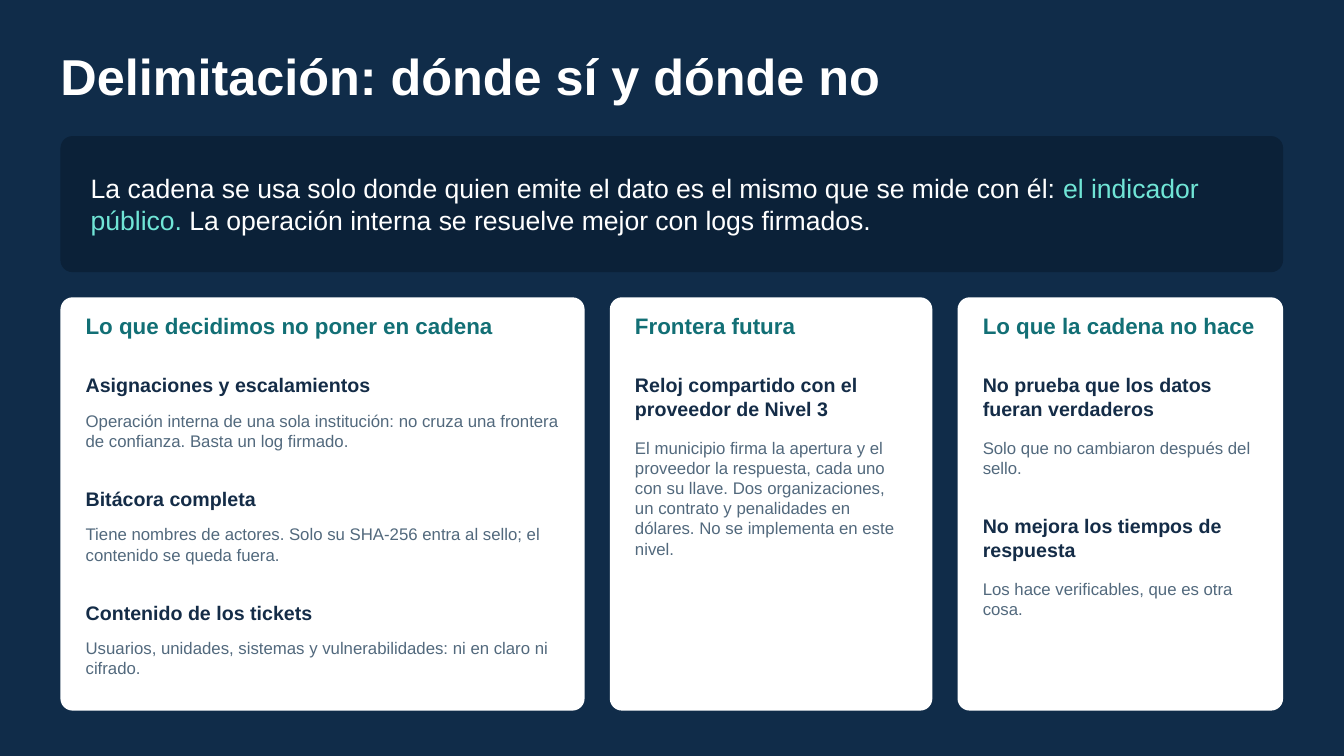
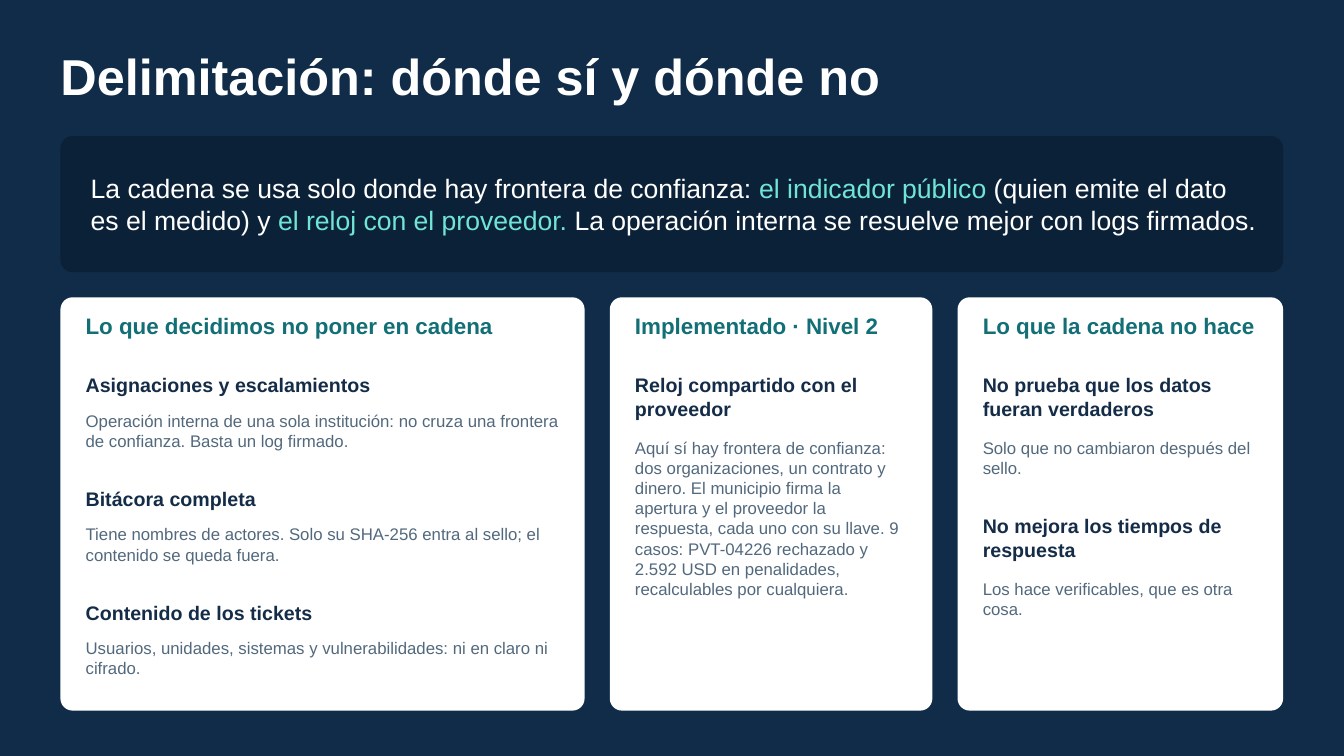
Before and after one commit to amethv/reto-03-indicador-recomputable, a slide deck: slide 2 of presentacion/Nivel-1-arquitectura-y-delimitacion.pptx. Drawn at 1344x756 pixels with LibreOffice and Linux fonts; fonts in the diff are those of the drawing. Boxes give left, top, right and bottom in pixels: in the first picture for what was removed or moved away, otherwise in the second. Text is boxed around its words. In the diff, an @@ line names an element or a change of style, - is before the commit and + after.

Commit message:
Fase 6: cierre del Nivel 2 (auditoría, documentación y láminas)
- scripts/audit.mjs: sección «Nivel 2 · Reloj del proveedor» después de los cinco criterios,
  con su propio estado (report.level2), sin cambiar los del Nivel 1. Recorre la vista
  #/proveedor, comprueba 8 aceptados, PVT-04226 rechazado, 2.592 USD y el tercero; repite el
  cálculo desde Node y busca los textos de proveedores.csv en calldata y eventos.
  Evidencia: 08-proveedor.png, vista-proveedor-movil.png, proveedor.json.
- Auditoría en nivel1-v5-auditoria: Nivel 1 5/5 APROBADO y Nivel 2 APROBADO.
- README: sección del Nivel 2 (frontera de confianza, funciones, tabla de penalidades,
  supuesto de horas corridas y limitación de las llaves), comandos y delimitación.
- docs/DEMO.md: Nivel 2 después de los cinco criterios, en un minuto; preguntas del
  jurado y contingencias; instrucciones al día con la interfaz actual.
- docs/HALLAZGOS.md: hallazgo 5 (PVT-04226) implementado; solo el Nivel 3 queda fuera.
- Láminas regeneradas: en Delimitación el reloj del proveedor pasa de «futuro» a
  «Implementado · Nivel 2».
- npm test 58/58 (evidencias/pruebas-unitarias.txt); verify:source 11/11.

```diff
--- a/presentacion/Nivel-1-arquitectura-y-delimitacion.pptx
+++ b/presentacion/Nivel-1-arquitectura-y-delimitacion.pptx
@@ text at <box>91,178,1256,236</box>: text changed @@
-La cadena se usa solo donde quien emite el dato es el mismo que se mide con él: el indicador público. La operación interna se resuelve mejor con logs firmados.
+La cadena se usa solo donde hay frontera de confianza: el indicador público (quien emite el dato es el medido) y el reloj con el proveedor. La operación interna se resuelve mejor con logs firmados.
@@ text at <box>635,317,878,339</box>: text changed @@
-Frontera futura
+Implementado · Nivel 2
@@ text at <box>635,377,857,420</box>: text changed @@
-Reloj compartido con el proveedor de Nivel 3
+Reloj compartido con el proveedor
@@ text at <box>635,441,898,599</box>: text changed @@
-El municipio firma la apertura y el proveedor la respuesta, cada uno con su llave. Dos organizaciones, un contrato y penalidades en dólares. No se implementa en este nivel.
+Aquí sí hay frontera de confianza: dos organizaciones, un contrato y dinero. El municipio firma la apertura y el proveedor la respuesta, cada uno con su llave. 9 casos: PVT-04226 rechazado y 2.592 USD en penalidades, recalculables por cualquiera.
```
Also in this commit, not shown: 27 other files.
